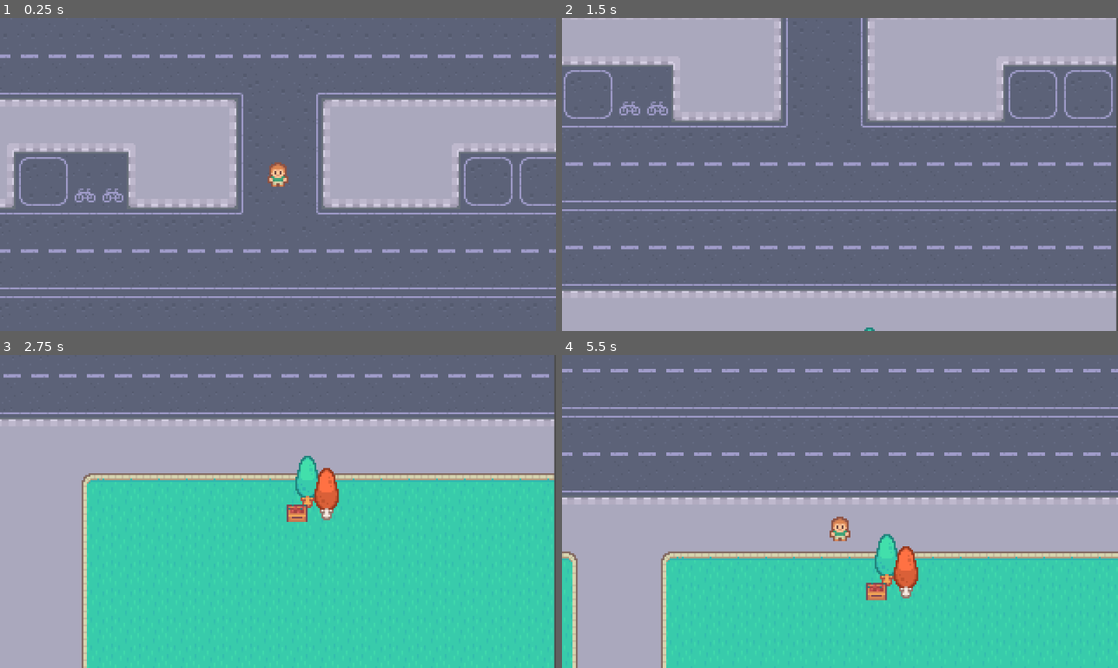
Above: before the commit, frames 1-4 (two rows, left to right).
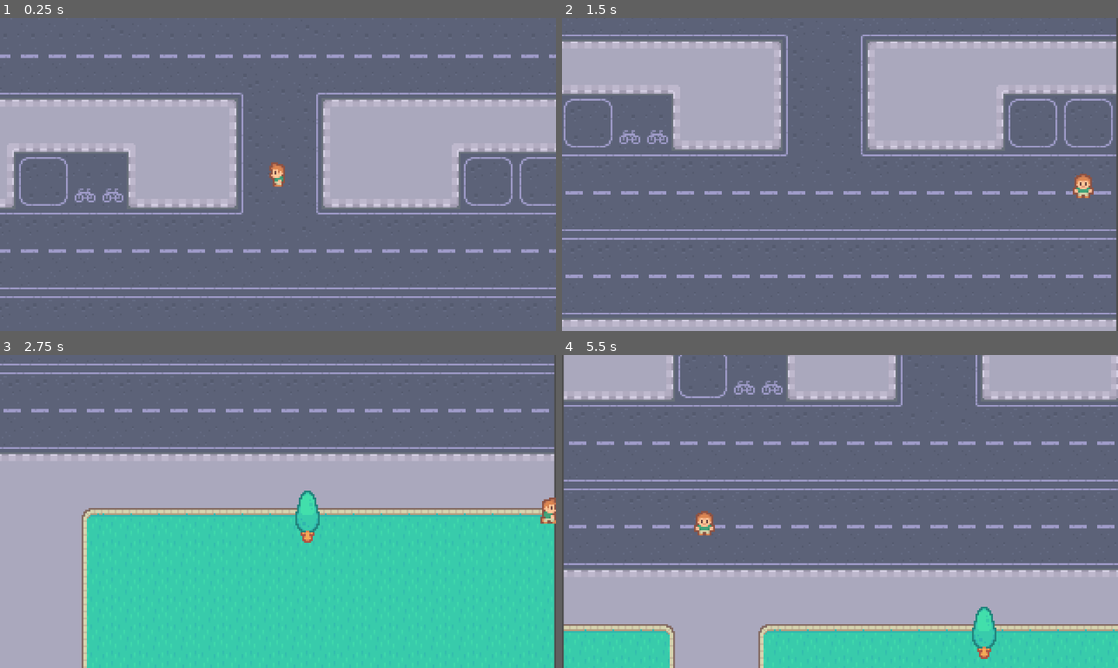
Above: after the commit, the same moments.

Repository: lupie2/frogger_tutorial
Game: Godot game, scene res://scenes/game.tscn
Two runs of this game, one before a commit and one after it. Both use one fixed random seed, a clock stepped at 60 frames per second and the inputs below.
Inputs:
- Up to frame 1 (0.25 s): no input
- Up to frame 2 (1.5 s): tap Enter at 0.5 s; hold Right (right) 0.53-1.28 s; hold Down (down) from 1.28 s (still down)
- Up to frame 3 (2.75 s): release Down (down) at 2.03 s; hold Right (right) from 2.03 s (still down)
- Up to frame 4 (5.5 s): tap Space at 2.75 s; release Right (right) at 2.78 s; hold Up (up) 2.78-3.53 s; hold Left (left) 3.53-5.03 s; hold Down (down) from 5.03 s (still down)

The runs differ from the first frame. In frame 1, 0.2% of the frame differs, in the area x 48-52%, y 46-54%; in frame 2, 32%; in frame 3, 26%; in frame 4, 58%, in the area x 0-100%, y 0-100%.

Commit message:
added player movement and collision

Diff:
--- a/player.gd
+++ b/player.gd
@@ -1,9 +1,26 @@
-extends Node2D
+extends CharacterBody2D
 
 var direction: Vector2 = Vector2(1, 1)
-var speed: int = 5
+var speed: int = 200
 
 # for physics
 func _physics_process(_delta: float) -> void:
 	direction = Input.get_vector('left', 'right', 'up', 'down')
-	position += direction * speed
+	#position += direction * speed
+	velocity = direction * speed
+	animation()
+	move_and_slide()
+
+func animation():
+	if direction:
+		#if direction.x > 0:
+		#	$AnimatedSprite2D.flip_h = true
+		#else:
+		#	$AnimatedSprite2D.flip_h = false
+		$AnimatedSprite2D.flip_h = direction.x > 0
+		if direction.x != 0:
+			$AnimatedSprite2D.animation = 'left'
+		else:
+			$AnimatedSprite2D.animation = 'up' if direction.y < 0 else 'down'
+	else:
+		$AnimatedSprite2D.frame = 0 #stops playing animation andd shows frame 0
--- a/scenes/exercise_object.gd
+++ /dev/null
@@ -1 +0,0 @@
-extends Node2D
--- a/scenes/exercise_object.tscn
+++ /dev/null
@@ -1,20 +0,0 @@
-[gd_scene load_steps=5 format=3 uid="uid://6rt6j4h172du"]
-
-[ext_resource type="Texture2D" uid="uid://d0so81ys3820n" path="res://graphics/objects/tree1.png" id="1_iphuf"]
-[ext_resource type="Script" uid="uid://btcv4jfdtv7s3" path="res://scenes/exercise_object.gd" id="1_ldj7v"]
-[ext_resource type="Texture2D" uid="uid://y3ndpd5bhsi3" path="res://graphics/objects/tree2.png" id="2_ldj7v"]
-[ext_resource type="Texture2D" uid="uid://y78osdw0bolc" path="res://graphics/objects/box1.png" id="3_prgxy"]
-
-[node name="ExerciseObject" type="StaticBody2D"]
-script = ExtResource("1_ldj7v")
-
-[node name="Tree1" type="Sprite2D" parent="."]
-texture = ExtResource("1_iphuf")
-
-[node name="Tree2" type="Sprite2D" parent="."]
-position = Vector2(11, 7)
-texture = ExtResource("2_ldj7v")
-
-[node name="Box1" type="Sprite2D" parent="."]
-position = Vector2(-6, 18)
-texture = ExtResource("3_prgxy")
--- a/scenes/game.tscn
+++ b/scenes/game.tscn
@@ -1,10 +1,24 @@
-[gd_scene load_steps=4 format=3 uid="uid://dfq2iqhuccltx"]
+[gd_scene load_steps=8 format=3 uid="uid://dfq2iqhuccltx"]
 
 [ext_resource type="Texture2D" uid="uid://doghmovcgeltw" path="res://graphics/map.png" id="1_yqjtg"]
 [ext_resource type="PackedScene" uid="uid://bjy1c24lq0gf7" path="res://scenes/player.tscn" id="2_lnu2h"]
-[ext_resource type="PackedScene" uid="uid://6rt6j4h172du" path="res://scenes/exercise_object.tscn" id="3_lnu2h"]
+[ext_resource type="PackedScene" uid="uid://6rt6j4h172du" path="res://scenes/tree.tscn" id="3_lnu2h"]
 
-[node name="Game" type="Node2D"]
+[sub_resource type="WorldBoundaryShape2D" id="WorldBoundaryShape2D_lnu2h"]
+normal = Vector2(1, 0)
+distance = -2.0
+
+[sub_resource type="WorldBoundaryShape2D" id="WorldBoundaryShape2D_lbhrr"]
+normal = Vector2(0, 1)
+distance = 3.0
+
+[sub_resource type="WorldBoundaryShape2D" id="WorldBoundaryShape2D_iywne"]
+normal = Vector2(-1, 0)
+distance = -35.0
+
+[sub_resource type="WorldBoundaryShape2D" id="WorldBoundaryShape2D_p57ef"]
+
+[node name="CollisionShape2D" type="Node2D"]
 
 [node name="Sprite2D" type="Sprite2D" parent="."]
 position = Vector2(555, 325)
@@ -15,3 +29,29 @@
 
 [node name="ExerciseObject" parent="." instance=ExtResource("3_lnu2h")]
 position = Vector2(605, 538)
+
+[node name="Borders" type="Node2D" parent="."]
+
+[node name="LeftBorder" type="StaticBody2D" parent="Borders"]
+position = Vector2(364, 11)
+
+[node name="CollisionShape2D" type="CollisionShape2D" parent="Borders/LeftBorder"]
+shape = SubResource("WorldBoundaryShape2D_lnu2h")
+
+[node name="UpperBorder" type="StaticBody2D" parent="Borders"]
+position = Vector2(414, 1)
+
+[node name="CollisionShape2D" type="CollisionShape2D" parent="Borders/UpperBorder"]
+shape = SubResource("WorldBoundaryShape2D_lbhrr")
+
+[node name="RightBorder" type="StaticBody2D" parent="Borders"]
+
+[node name="CollisionShape2D" type="CollisionShape2D" parent="Borders/RightBorder"]
+position = Vector2(713, 47)
+shape = SubResource("WorldBoundaryShape2D_iywne")
+
+[node name="DownBorder" type="StaticBody2D" parent="Borders"]
+
+[node name="CollisionShape2D" type="CollisionShape2D" parent="Borders/DownBorder"]
+position = Vector2(417, 644)
+shape = SubResource("WorldBoundaryShape2D_p57ef")
--- a/scenes/player.tscn
+++ b/scenes/player.tscn
@@ -1,13 +1,103 @@
-[gd_scene load_steps=3 format=3 uid="uid://bjy1c24lq0gf7"]
+[gd_scene load_steps=14 format=3 uid="uid://bjy1c24lq0gf7"]
 
-[ext_resource type="Texture2D" uid="uid://bkgrir378horu" path="res://graphics/player/player_simple.png" id="1_4flbx"]
 [ext_resource type="Script" uid="uid://bpf61kdirs6ek" path="res://player.gd" id="1_onrkg"]
+[ext_resource type="Texture2D" uid="uid://c4q6c7mxqh78h" path="res://graphics/player/player_tileset.png" id="2_g2els"]
 
-[node name="Player" type="Node2D"]
+[sub_resource type="RectangleShape2D" id="RectangleShape2D_g2els"]
+size = Vector2(8, 10)
+
+[sub_resource type="AtlasTexture" id="AtlasTexture_g2els"]
+atlas = ExtResource("2_g2els")
+region = Rect2(16, 0, 16, 16)
+
+[sub_resource type="AtlasTexture" id="AtlasTexture_tuyoq"]
+atlas = ExtResource("2_g2els")
+region = Rect2(16, 16, 16, 16)
+
+[sub_resource type="AtlasTexture" id="AtlasTexture_fjrip"]
+atlas = ExtResource("2_g2els")
+region = Rect2(16, 32, 16, 16)
+
+[sub_resource type="AtlasTexture" id="AtlasTexture_qhqgy"]
+atlas = ExtResource("2_g2els")
+region = Rect2(0, 0, 16, 16)
+
+[sub_resource type="AtlasTexture" id="AtlasTexture_dqkch"]
+atlas = ExtResource("2_g2els")
+region = Rect2(0, 16, 16, 16)
+
+[sub_resource type="AtlasTexture" id="AtlasTexture_qlg0r"]
+atlas = ExtResource("2_g2els")
+region = Rect2(0, 32, 16, 16)
+
+[sub_resource type="AtlasTexture" id="AtlasTexture_smehm"]
+atlas = ExtResource("2_g2els")
+region = Rect2(32, 0, 16, 16)
+
+[sub_resource type="AtlasTexture" id="AtlasTexture_ur7pv"]
+atlas = ExtResource("2_g2els")
+region = Rect2(32, 16, 16, 16)
+
+[sub_resource type="AtlasTexture" id="AtlasTexture_y4r1p"]
+atlas = ExtResource("2_g2els")
+region = Rect2(32, 32, 16, 16)
+
+[sub_resource type="SpriteFrames" id="SpriteFrames_tuyoq"]
+animations = [{
+"frames": [{
+"duration": 1.0,
+"texture": SubResource("AtlasTexture_g2els")
+}, {
+"duration": 1.0,
+"texture": SubResource("AtlasTexture_tuyoq")
+}, {
+"duration": 1.0,
+"texture": SubResource("AtlasTexture_g2els")
+}, {
+"duration": 1.0,
+"texture": SubResource("AtlasTexture_fjrip")
+}],
+"loop": true,
+"name": &"down",
+"speed": 5.0
+}, {
+"frames": [{
+"duration": 1.0,
+"texture": SubResource("AtlasTexture_qhqgy")
+}, {
+"duration": 1.0,
+"texture": SubResource("AtlasTexture_dqkch")
+}, {
+"duration": 1.0,
+"texture": SubResource("AtlasTexture_qhqgy")
+}, {
+"duration": 1.0,
+"texture": SubResource("AtlasTexture_qlg0r")
+}],
+"loop": true,
+"name": &"left",
+"speed": 5.0
+}, {
+"frames": [{
+"duration": 1.0,
+"texture": SubResource("AtlasTexture_smehm")
+}, {
+"duration": 1.0,
+"texture": SubResource("AtlasTexture_ur7pv")
+}, {
+"duration": 1.0,
+"texture": SubResource("AtlasTexture_smehm")
+}, {
+"duration": 1.0,
+"texture": SubResource("AtlasTexture_y4r1p")
+}],
+"loop": true,
+"name": &"up",
+"speed": 5.0
+}]
+
+[node name="Player" type="CharacterBody2D"]
 script = ExtResource("1_onrkg")
-
-[node name="Sprite2D" type="Sprite2D" parent="."]
-texture = ExtResource("1_4flbx")
 
 [node name="Camera2D" type="Camera2D" parent="."]
 zoom = Vector2(4, 4)
@@ -17,3 +107,11 @@
 limit_bottom = 645
 position_smoothing_enabled = true
 position_smoothing_speed = 20.0
+
+[node name="CollisionShape2D" type="CollisionShape2D" parent="."]
+shape = SubResource("RectangleShape2D_g2els")
+
+[node name="AnimatedSprite2D" type="AnimatedSprite2D" parent="."]
+sprite_frames = SubResource("SpriteFrames_tuyoq")
+animation = &"up"
+autoplay = "left"
--- /dev/null
+++ b/scenes/tree.tscn
@@ -0,0 +1,14 @@
+[gd_scene load_steps=3 format=3 uid="uid://6rt6j4h172du"]
+
+[ext_resource type="Texture2D" uid="uid://d0so81ys3820n" path="res://graphics/objects/tree1.png" id="1_iphuf"]
+
+[sub_resource type="RectangleShape2D" id="RectangleShape2D_jc6ku"]
+size = Vector2(10, 28)
+
+[node name="Tree" type="StaticBody2D"]
+
+[node name="Tree1" type="Sprite2D" parent="."]
+texture = ExtResource("1_iphuf")
+
+[node name="CollisionShape2D" type="CollisionShape2D" parent="."]
+shape = SubResource("RectangleShape2D_jc6ku")
Not shown, removed: scenes/exercise_object.gd.uid
